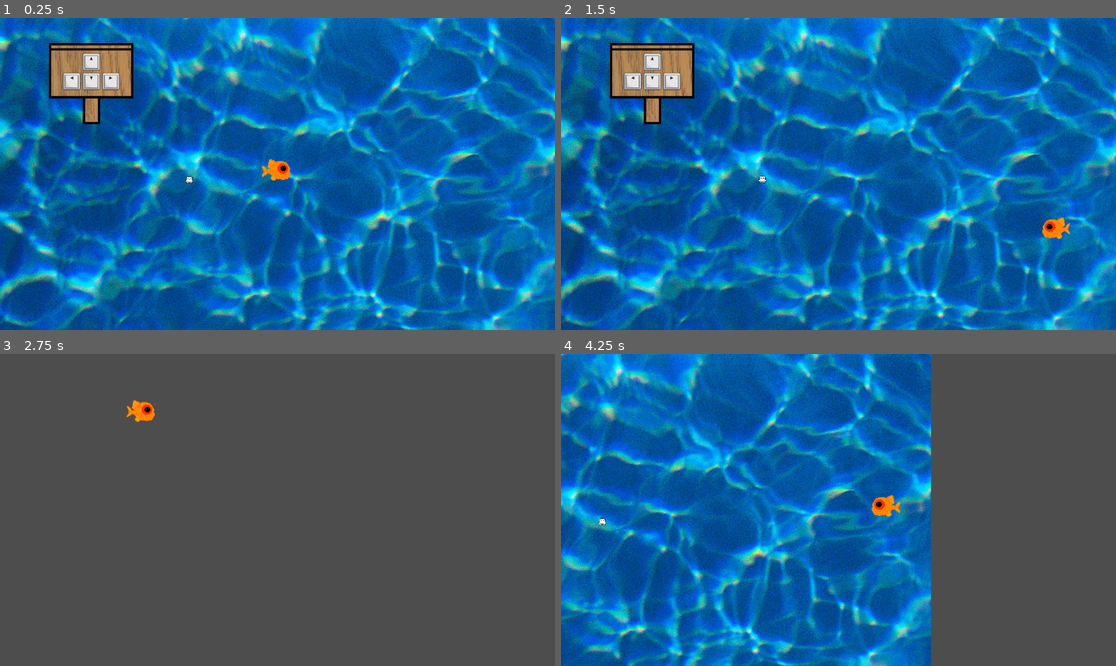
Above: before the commit, frames 1-4 (two rows, left to right).
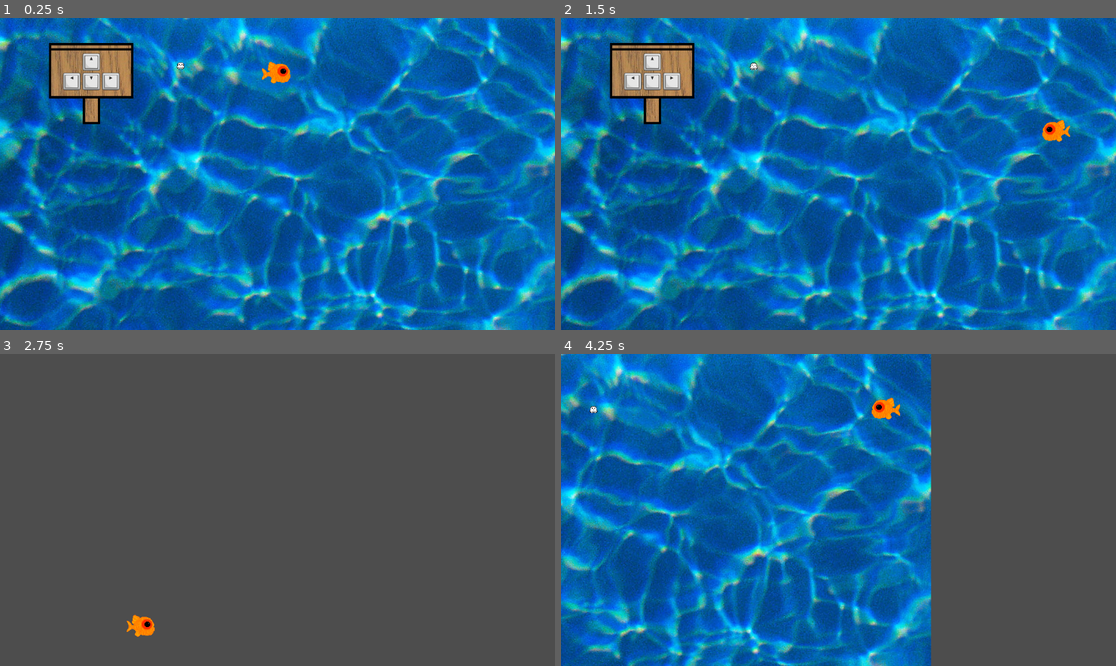
Above: after the commit, the same moments.

Repository: 3lbsofSalt/GhostFish
Game: Godot game, scene res://scenes/newRoot.tscn
The game is run twice, just before and just after one commit, with the same random seed, the same clock (stepped at 60 frames per second) and the same inputs.
Inputs:
- Up to frame 1 (0.25 s): no input
- Up to frame 2 (1.5 s): tap Enter at 0.5 s; hold D (right) 0.53-1.28 s; tap Space at 0.77 s; hold S (down) from 1.28 s (still down)
- Up to frame 3 (2.75 s): tap Space at 1.52 s; release S (down) at 2.03 s; hold D (right) from 2.03 s (still down)
- Up to frame 4 (4.25 s): release D (right) at 2.78 s; hold W (up) 2.78-3.53 s; tap Space at 3.02, 3.77 s; hold A (left) from 3.53 s (still down)

The runs differ from the first frame. In frame 1, 0.6% of the frame differs, in the area x 31-53%, y 14-54%; in frame 2, 0.6%; in frame 3, 0.5%; in frame 4, 0.6%.

Commit message:
fixed issue when os = linux

Diff:
--- a/mouth_detection.gd
+++ b/mouth_detection.gd
@@ -8,7 +8,8 @@
 	# setup the python env if it doesnt exist
 	#python_process_id = OS.execute("./setup.sh", [""])
 	# Run the Python script
-	if OS.get_name() == 'X11':
+	print(OS.get_name())
+	if OS.get_name() == 'X11' or OS.get_name() == 'Linux':
 		python_process_id = OS.execute("env/bin/python", ["mouth_detection.py"])
 	else:
 		python_process_id = OS.execute("env\\Scripts\\python.exe", ["mouth_detection.py"])
--- a/scenes/newRoot.tscn
+++ b/scenes/newRoot.tscn
@@ -9,13 +9,12 @@
 [node name="NewRoot" type="Node2D"]
 
 [node name="PlayerBody2D" parent="." instance=ExtResource("1_s4bfd")]
-position = Vector2(4032, 5500)
-bubble_start_size = null
-bubble_growth_rate = null
+position = Vector2(4032, 5298)
 
 [node name="BasicGhost" parent="." instance=ExtResource("2_avy68")]
 
 [node name="Camera" type="Camera2D" parent="."]
+unique_name_in_owner = true
 position = Vector2(3456, 5184)
 anchor_mode = 0
 script = ExtResource("3_nlxba")
@@ -25,4 +24,4 @@
 [node name="Map" parent="." instance=ExtResource("5_8sjng")]
 
 [node name="BasicGhost2" parent="." instance=ExtResource("2_avy68")]
-position = Vector2(3844, 5520)
+position = Vector2(3826, 5282)
